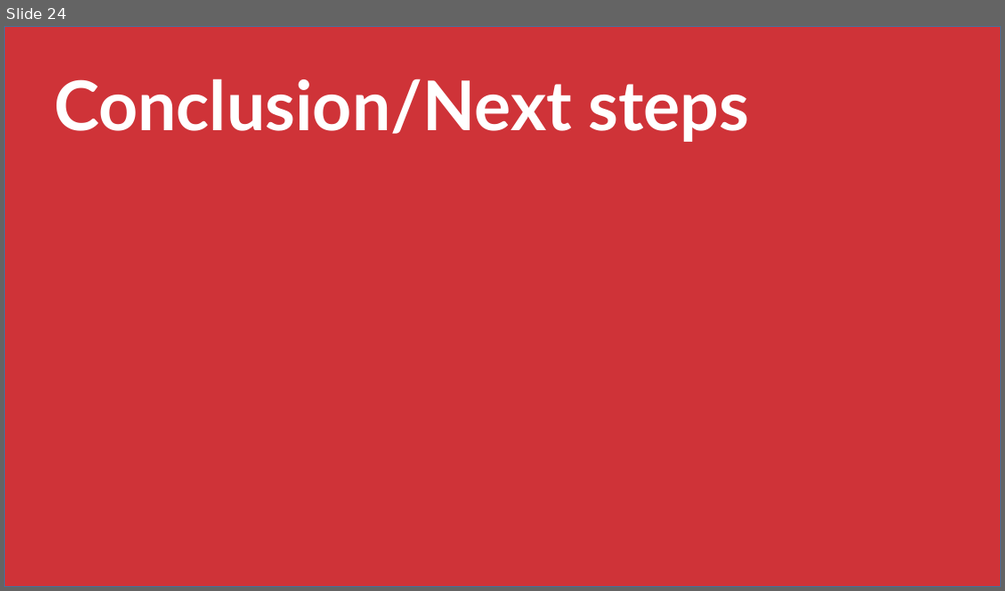
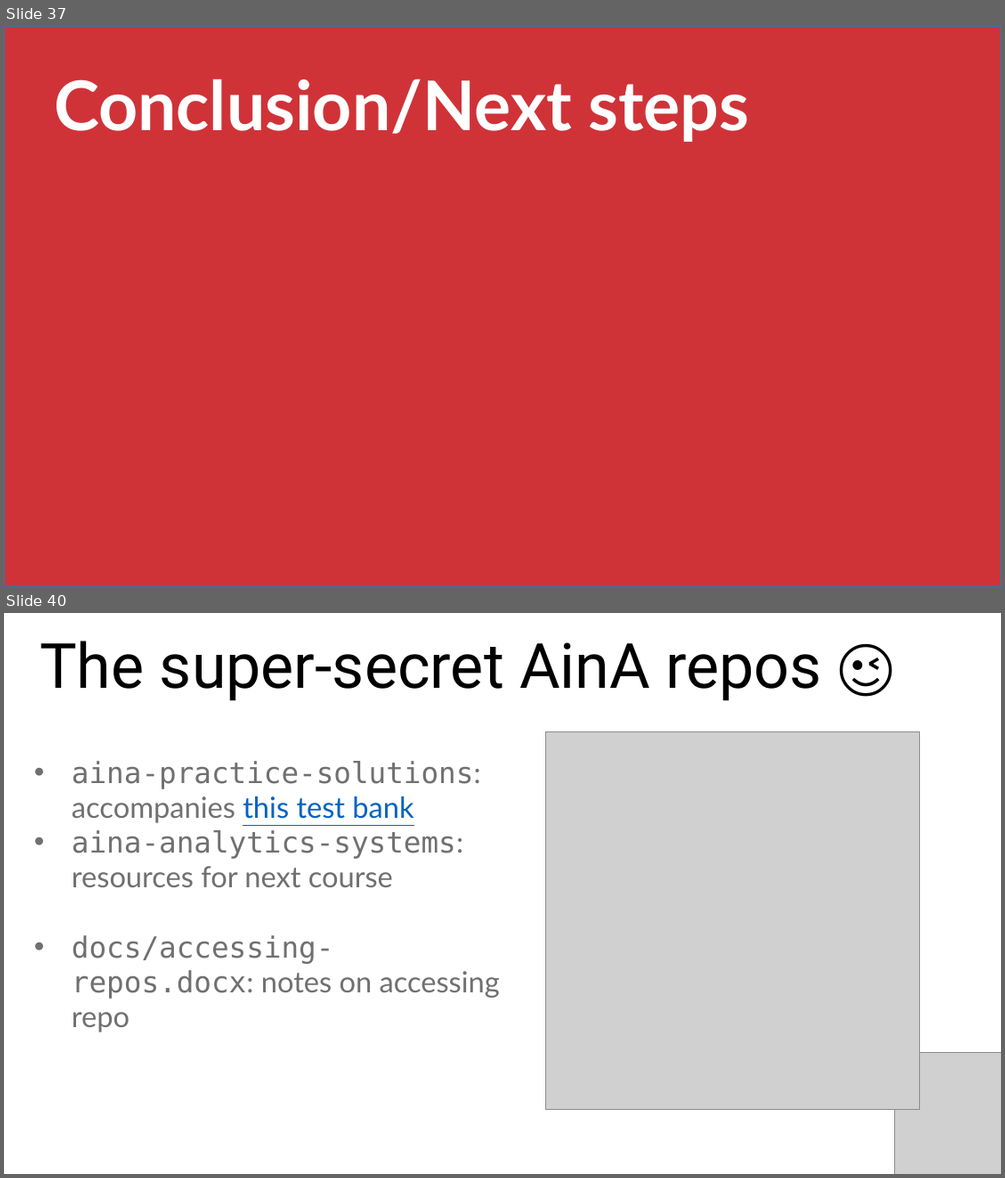
Before and after one commit to stringfestdata/aina-foundations-of-analytics, a slide deck: aina-foundations-of-analytics.pptx. Shown one above the other, each under a label of ours: slide 24 before the commit, slides 37 and 40 after it; the slides between them are not shown. The pictures are 1005x591 and 1005x1178 pixels, drawn with LibreOffice and Linux fonts; fonts in the diff are those of the drawing; grey boxes stand for pictures. Boxes give left, top, right and bottom in pixels: in the first picture for what was removed or moved away, otherwise in the second. Text is boxed around its words. In the diff, an @@ line names an element or a change of style, - is before the commit and + after.

```diff
--- a/aina-foundations-of-analytics.pptx
+++ b/aina-foundations-of-analytics.pptx
@@ slide 40 added at (4,613,1001,1174), background #FFFFFF @@
@@ text added at (40,641,822,701), 60 pt, text #000000 @@
+The super-secret AinA repos 😉
@@ picture added at (546,732,920,1109) @@
@@ text added at (72,761,500,1032), 28 pt, text #707070 @@
+• aina-practice-solutions: accompanies this test bank
+• aina-analytics-systems: resources for next course
+• docs/accessing-repos.docx: notes on accessing repo
@@ picture added at (895,1052,1001,1174) @@
@@ what was slide 24 is now slide 37 @@
```
Also in this commit, not shown: 4 slides changed, 14 other slides added, 1 slide removed, 13 other files.
